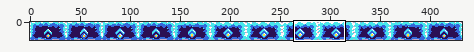
Two versions of one sprite sheet, Firefly/Assets/Graphics/MISC/MagicPlat_Up.png. Above, an overview of the earlier version with the close-up marked.
Close-up. Before the commit:
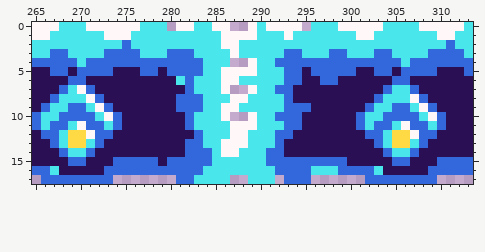
The file is 432x18 pixels. Shown: x 265..313, y 0..17. The commit also changed other parts of the picture, which this record leaves out.
New version:
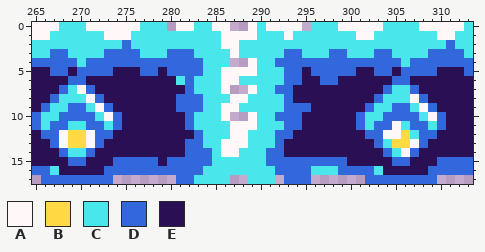
Palette (. is transparent): A #fff7f8  B #ffda45  C #49e7ec  D #3368dc  E #2b0f54
Difference:
y 11: x 270 A -> C; x 305..306 CA -> AC
y 12: x 268 C -> A; x 304..305 CB -> AA; x 307 A -> C
y 13: x 268 C -> A; x 271 C -> A; x 307 C -> A
y 14: x 306 C -> A
Boxes around the changes in both close-ups, in picture pixels (x1, y1, x2, y2):
changed: (59, 121, 95, 148)
changed: (383, 121, 419, 157)
